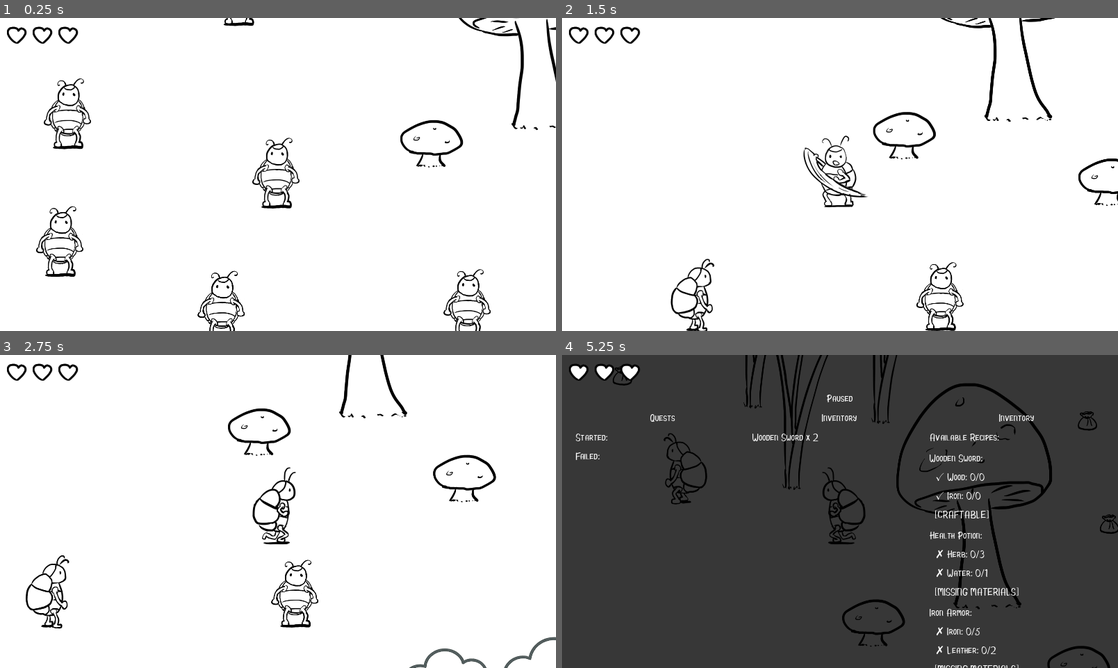
Above: before the commit, frames 1-4 (two rows, left to right).
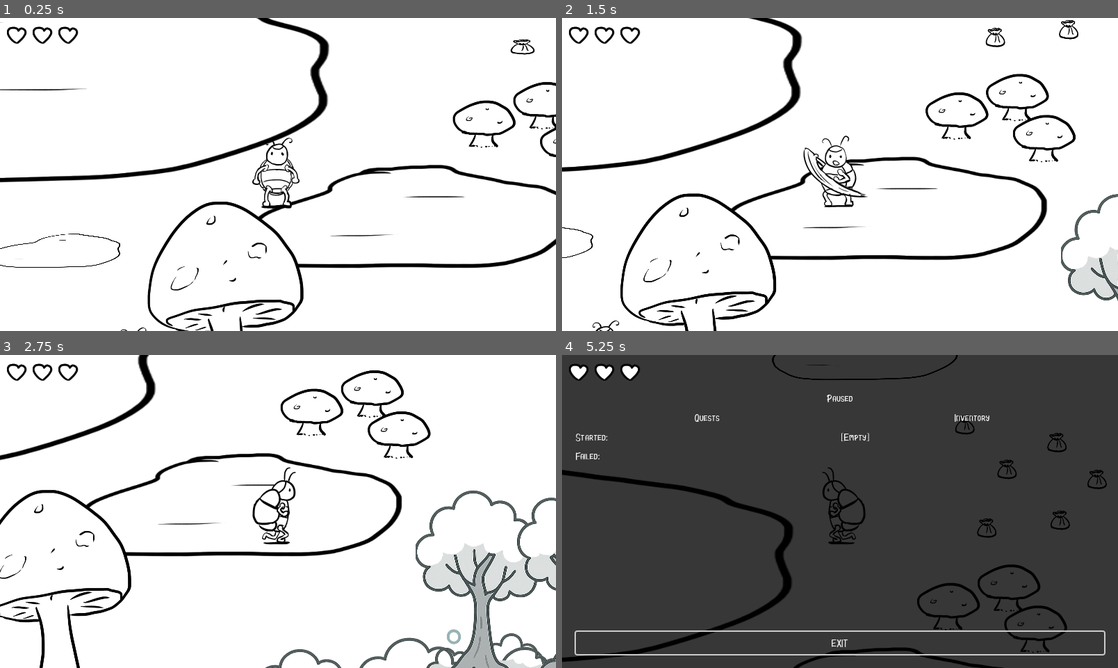
Above: after the commit, the same moments.

Repository: AlexandraMihalevschi/Game_TM_3
Game: Godot game, scene res://scenes/levels/outside2.tscn
Same seed, same stepped clock (60 frames per second), same inputs: the game is played once before the commit and once after it. This scene is started directly instead of the project's main scene.
Inputs:
- Up to frame 1 (0.25 s): no input
- Up to frame 2 (1.5 s): tap Enter at 0.5 s; hold Right (move_right) 0.53-1.28 s; tap C at 0.6 s; hold Down (move_down) from 1.28 s (still down); tap Ctrl (attack) at 1.35 s
- Up to frame 3 (2.75 s): tap C at 1.55, 2.3 s; release Down (move_down) at 2.03 s; hold Right (move_right) from 2.03 s (still down); hold E (interact) from 2.03 s (still down)
- Up to frame 4 (5.25 s): release Right (move_right) at 2.78 s; release E (interact) at 2.78 s; hold Up (move_up) 2.78-3.53 s; tap Space (roll) at 2.85, 5 s; tap C at 3.05, 3.6, 4.35 s; hold Left (move_left) 3.53-5.03 s; tap Escape (pause) at 4.15 s; hold Down (move_down) from 5.03 s (still down); tap Ctrl (attack) at 5.1 s

The runs differ from the first frame. In frame 1, 8.1% of the frame differs, in the area x 0-100%, y 0-100%; in frame 2, 8.7%; in frame 3, 12%; in frame 4, 9.3%.

Commit message:
Change outside 2

Diff:
--- a/scenes/characters/Enemy.gd
+++ b/scenes/characters/Enemy.gd
@@ -129,21 +129,7 @@
 	var despawn_particles = despawn_fx.instantiate()
 	get_parent().add_child(despawn_particles)
 	despawn_particles.global_position = global_position
-	var count = randi() % 5
-	if count == 0:
-		if has_node("item_spawner"):
-			get_node("item_spawner").spawn()
-	elif count == 1:
-		if has_node("item_spawner5"):
-			get_node("item_spawner5").spawn()
-	elif count == 2:
-		if has_node("item_spawner2"):
-			get_node("item_spawner2").spawn()
-	elif count == 3:
-		if has_node("item_spawner3"):
-			get_node("item_spawner3").spawn()
-	else:
-		if has_node("item_spawner4"):
-			get_node("item_spawner4").spawn()
+	if has_node("item_spawner"):
+		get_node("item_spawner").spawn()
 	queue_free()
 	pass
--- a/scenes/characters/Enemy.tscn
+++ b/scenes/characters/Enemy.tscn
@@ -1220,23 +1220,7 @@
 shape = SubResource("18")
 
 [node name="item_spawner" parent="." instance=ExtResource("3")]
-item_type = "Wood"
-amount = 3
-
-[node name="item_spawner2" parent="." instance=ExtResource("3")]
-item_type = "Iron"
-amount = 3
-
-[node name="item_spawner3" parent="." instance=ExtResource("3")]
-item_type = "Herb"
-
-[node name="item_spawner4" parent="." instance=ExtResource("3")]
-item_type = "Water"
-amount = 3
-
-[node name="item_spawner5" parent="." instance=ExtResource("3")]
-item_type = "Leather"
-amount = 3
+item_type = "Bandit Head"
 
 [connection signal="timeout" from="state_changer" to="." method="_on_state_changer_timeout"]
 [connection signal="area_entered" from="hurtbox" to="." method="_on_hurtbox_area_entered" flags=3]
--- a/scenes/levels/Outside.tscn
+++ b/scenes/levels/Outside.tscn
@@ -44,7 +44,7 @@
 script = ExtResource("4_2udu8")
 
 [node name="house_outside" type="Marker2D" parent="Portal" groups=["spawnpoints"]]
-position = Vector2(330, 351)
+position = Vector2(-2.12201, 173.199)
 
 [node name="level" type="Node2D" parent="."]
 y_sort_enabled = true
@@ -128,13 +128,13 @@
 position = Vector2(2546.13, 2601.62)
 
 [node name="grass14" parent="level" instance=ExtResource("3")]
-position = Vector2(-369.359, -286.035)
+position = Vector2(1320.98, 49.355)
 
 [node name="grass15" parent="level" instance=ExtResource("3")]
-position = Vector2(-921.388, -934.964)
+position = Vector2(3477.98, 1822.35)
 
 [node name="grass16" parent="level" instance=ExtResource("3")]
-position = Vector2(-1711.26, -1401.84)
+position = Vector2(-189.024, 2985.35)
 
 [node name="enemy" parent="level" instance=ExtResource("4")]
 position = Vector2(909.861, 2408.58)
--- a/scenes/levels/outside2.tscn
+++ b/scenes/levels/outside2.tscn
@@ -9,7 +9,6 @@
 [ext_resource type="PackedScene" uid="uid://ccandeiq2816e" path="res://scenes/characters/Npc.tscn" id="5_4a05x"]
 [ext_resource type="PackedScene" uid="uid://dwu2tlrkse1kh" path="res://scenes/misc/Quest.tscn" id="6_yfav0"]
 [ext_resource type="PackedScene" uid="uid://ctd3mgp0s172q" path="res://scenes/characters/Player.tscn" id="7_qanbl"]
-[ext_resource type="PackedScene" uid="uid://ciophcv17yxah" path="res://scenes/props/House.tscn" id="8_o4i2q"]
 [ext_resource type="PackedScene" path="res://scenes/props/Flower.tscn" id="9_3tit4"]
 [ext_resource type="PackedScene" uid="uid://0ufegcjd2xrq" path="res://scenes/props/Grass.tscn" id="10_jncih"]
 [ext_resource type="PackedScene" path="res://scenes/props/MushroomBig.tscn" id="11_s66tv"]
@@ -21,37 +20,61 @@
 [node name="Outside2" type="Node"]
 
 [node name="puddle_big" type="Sprite2D" parent="."]
-position = Vector2(661.445, 950.947)
+position = Vector2(806, 156.25)
+scale = Vector2(1, 0.524176)
 texture = ExtResource("1_kg1ln")
 
 [node name="puddle_small" type="Sprite2D" parent="."]
-position = Vector2(1329.08, 687.921)
-scale = Vector2(0.995735, 0.995735)
+position = Vector2(1200, 452)
+scale = Vector2(0.864656, 0.489121)
 texture = ExtResource("2_nup0s")
 
 [node name="puddle_small2" type="Sprite2D" parent="."]
-position = Vector2(441.76, 1575.24)
-scale = Vector2(0.995735, 0.995735)
+position = Vector2(2508, 2473)
+scale = Vector2(2.28801, 1.45122)
 texture = ExtResource("2_nup0s")
 
 [node name="puddle_big2" type="Sprite2D" parent="."]
-position = Vector2(1782.78, 1096.72)
-scale = Vector2(1.97507, 1.97507)
-texture = ExtResource("1_kg1ln")
-
-[node name="Portal" parent="." instance=ExtResource("3_3gqm7")]
-position = Vector2(3044, 1003)
-script = ExtResource("4_23nfp")
-
-[node name="house_outside" type="Marker2D" parent="Portal" groups=["spawnpoints"]]
-position = Vector2(330, 351)
+position = Vector2(320, 506)
+scale = Vector2(1.97507, 1.18314)
+texture = ExtResource("1_kg1ln")
+
+[node name="puddle_big2" type="Sprite2D" parent="puddle_big2"]
+position = Vector2(402.548, 1336.16)
+scale = Vector2(1.72215, 1.43728)
+texture = ExtResource("1_kg1ln")
+
+[node name="puddle_big2" type="Sprite2D" parent="puddle_big2/puddle_big2"]
+position = Vector2(224.946, -777.938)
+scale = Vector2(0.464595, 0.513766)
+texture = ExtResource("1_kg1ln")
+
+[node name="puddle_big3" type="Sprite2D" parent="puddle_big2"]
+position = Vector2(97.6194, 804.832)
+scale = Vector2(0.915701, 0.907362)
+texture = ExtResource("1_kg1ln")
+
+[node name="puddle_big2" type="Sprite2D" parent="puddle_big2/puddle_big3"]
+position = Vector2(546.395, 1044)
+scale = Vector2(0.29928, 0.265873)
+texture = ExtResource("1_kg1ln")
+
+[node name="puddle_big2" type="Sprite2D" parent="puddle_big2/puddle_big3/puddle_big2"]
+position = Vector2(1849.35, -3867.92)
+scale = Vector2(1.3959, 1.78859)
+texture = ExtResource("1_kg1ln")
+
+[node name="puddle_big2" type="Sprite2D" parent="puddle_big2/puddle_big3/puddle_big2/puddle_big2"]
+position = Vector2(-300.441, -366.302)
+scale = Vector2(0.672092, 0.377411)
+texture = ExtResource("1_kg1ln")
 
 [node name="level" type="Node2D" parent="."]
 y_sort_enabled = true
 position = Vector2(208.024, -128.355)
 
 [node name="Jorgito" parent="level" instance=ExtResource("5_4a05x")]
-position = Vector2(2062.51, 2957.82)
+position = Vector2(1508.98, 3123.35)
 character_name = "Jorgito"
 
 [node name="Quest" parent="level/Jorgito" instance=ExtResource("6_yfav0")]
@@ -61,17 +84,10 @@
 pending_text = "You forgot? I want 3 Generic Items"
 
 [node name="Character" parent="level" instance=ExtResource("7_qanbl")]
-position = Vector2(1509.86, 2579.34)
-
-[node name="house" parent="level" instance=ExtResource("8_o4i2q")]
-position = Vector2(908.151, 406.509)
-to_scene = "res://scenes/levels/HouseInside.tscn"
-
-[node name="house_outside" type="Marker2D" parent="level/house" groups=["spawnpoints"]]
-position = Vector2(-2.12201, 173.199)
+position = Vector2(1926.98, 2577.35)
 
 [node name="flower" parent="level" instance=ExtResource("9_3tit4")]
-position = Vector2(-495.829, 1186.5)
+position = Vector2(2501.98, 982.355)
 
 [node name="flower2" parent="level" instance=ExtResource("9_3tit4")]
 position = Vector2(2000.14, 283.939)
@@ -80,52 +96,55 @@
 position = Vector2(3047.55, 841.074)
 
 [node name="grass" parent="level" instance=ExtResource("10_jncih")]
-position = Vector2(1454.14, 1621.06)
+position = Vector2(826.976, 495.355)
 
 [node name="grass2" parent="level" instance=ExtResource("10_jncih")]
-position = Vector2(1610.14, 1777.06)
+position = Vector2(401.976, 145.355)
 
 [node name="grass3" parent="level" instance=ExtResource("10_jncih")]
-position = Vector2(1721.57, 2011.06)
+position = Vector2(3510.98, 1754.35)
 
 [node name="grass4" parent="level" instance=ExtResource("10_jncih")]
-position = Vector2(1844.14, 1598.78)
+position = Vector2(190.976, 248.355)
 
 [node name="grass5" parent="level" instance=ExtResource("10_jncih")]
-position = Vector2(1977.85, 1821.63)
+position = Vector2(3148.98, 1210.35)
 
 [node name="grass6" parent="level" instance=ExtResource("10_jncih")]
-position = Vector2(2278.7, 1520.78)
+position = Vector2(3180.98, 1394.35)
 
 [node name="grass7" parent="level" instance=ExtResource("10_jncih")]
-position = Vector2(807.868, 1777.06)
+position = Vector2(-260.024, 493.355)
 
 [node name="grass8" parent="level" instance=ExtResource("10_jncih")]
-position = Vector2(741.012, 2011.06)
+position = Vector2(2904.98, 1346.35)
 
 [node name="grass9" parent="level" instance=ExtResource("10_jncih")]
-position = Vector2(484.729, 1765.92)
+position = Vector2(-355.024, 514.355)
 
 [node name="grass10" parent="level" instance=ExtResource("10_jncih")]
-position = Vector2(295.304, 2022.2)
+position = Vector2(3020.98, 1528.35)
 
 [node name="grass11" parent="level" instance=ExtResource("10_jncih")]
-position = Vector2(540.443, 2111.34)
+position = Vector2(3283.98, 1438.35)
 
 [node name="grass12" parent="level" instance=ExtResource("10_jncih")]
-position = Vector2(61.3066, 1788.2)
+position = Vector2(-510.024, 587.355)
 
 [node name="grass13" parent="level" instance=ExtResource("10_jncih")]
-position = Vector2(-217.261, 2122.48)
+position = Vector2(3400.98, 1561.35)
 
 [node name="mushroom_big" parent="level" instance=ExtResource("11_s66tv")]
-position = Vector2(2278.7, 2345.34)
+position = Vector2(1812.98, 3199.35)
 
 [node name="mushroom_small" parent="level" instance=ExtResource("12_hpi2c")]
-position = Vector2(1955.56, 2467.91)
+position = Vector2(2697.98, 2356.35)
+
+[node name="mushroom_small3" parent="level" instance=ExtResource("12_hpi2c")]
+position = Vector2(2774.98, 2474.35)
 
 [node name="mushroom_small2" parent="level" instance=ExtResource("12_hpi2c")]
-position = Vector2(2546.13, 2601.62)
+position = Vector2(2523.98, 2409.35)
 
 [node name="grass14" parent="level" instance=ExtResource("10_jncih")]
 position = Vector2(-369.359, -286.035)
@@ -137,22 +156,22 @@
 position = Vector2(-1711.26, -1401.84)
 
 [node name="enemy" parent="level" instance=ExtResource("13_qiguf")]
-position = Vector2(909.861, 2408.58)
+position = Vector2(2791.98, 1186.35)
 
 [node name="enemy2" parent="level" instance=ExtResource("13_qiguf")]
-position = Vector2(1401.15, 2054.49)
+position = Vector2(-270.024, 1421.35)
 
 [node name="enemy3" parent="level" instance=ExtResource("13_qiguf")]
-position = Vector2(170.712, 2514.8)
+position = Vector2(476.976, 1973.35)
 
 [node name="enemy4" parent="level" instance=ExtResource("13_qiguf")]
-position = Vector2(887.73, 2775.94)
+position = Vector2(675.976, 2924.35)
 
 [node name="enemy5" parent="level" instance=ExtResource("13_qiguf")]
-position = Vector2(1352.46, 2961.83)
+position = Vector2(1435.98, 1509.35)
 
 [node name="enemy6" parent="level" instance=ExtResource("13_qiguf")]
-position = Vector2(144.914, 746.878)
+position = Vector2(348.976, 943.355)
 
 [node name="enemy7" parent="level" instance=ExtResource("13_qiguf")]
 position = Vector2(1766.1, 666.819)
@@ -161,14 +180,14 @@
 position = Vector2(2446.6, 633.461)
 
 [node name="Item" parent="level" instance=ExtResource("14_qv2ha")]
-position = Vector2(1032.97, 1956.3)
+position = Vector2(796.976, 1888.35)
 
 [node name="Item2" parent="level" instance=ExtResource("14_qv2ha")]
-position = Vector2(1234.96, 1710.6)
+position = Vector2(653.976, 1335.35)
 item_type = "Magic Sword"
 
 [node name="Item3" parent="level" instance=ExtResource("14_qv2ha")]
-position = Vector2(969.666, 1659.36)
+position = Vector2(1604.98, 1163.35)
 item_type = "Coso"
 amount = 3
 
@@ -185,10 +204,10 @@
 amount = 3
 
 [node name="Item9" parent="level" instance=ExtResource("14_qv2ha")]
-position = Vector2(2911.12, 2411.52)
+position = Vector2(2953.98, 1997.35)
 
 [node name="Item8" parent="level" instance=ExtResource("14_qv2ha")]
-position = Vector2(3113.1, 2165.82)
+position = Vector2(2694.98, 1968.35)
 item_type = "Magic Sword"
 
 [node name="Item7" parent="level" instance=ExtResource("14_qv2ha")]
@@ -207,6 +226,13 @@
 
 [node name="UI" parent="." instance=ExtResource("2_ybluk")]
 
+[node name="Portal" parent="." instance=ExtResource("3_3gqm7")]
+position = Vector2(4635, 187)
+script = ExtResource("4_23nfp")
+
+[node name="house_outside" type="Marker2D" parent="Portal" groups=["spawnpoints"]]
+position = Vector2(330, 351)
+
 [node name="TreeLimiter" parent="." instance=ExtResource("15_2dvme")]
 position = Vector2(-930.206, 874.671)
 
--- a/scenes/misc/Stats.gd
+++ b/scenes/misc/Stats.gd
@@ -1,19 +1,11 @@
 extends PanelContainer
 
 var enabled = false
-
-# Crafting recipes
-var crafting_recipes = {
-	"Wooden Sword": {"Wood": 0, "Iron": 0},
-	"Health Potion": {"Herb": 3, "Water": 1},
-	"Iron Armor": {"Iron": 5, "Leather": 2},
-}
 
 func _ready():
 	Globals.save_game()
 	get_tree().set_auto_accept_quit(false)
 	hide()
-	print("Crafting system initialized")  # Debug
 
 func _input(event):
 	if event.is_action_pressed("pause"):
@@ -22,134 +14,36 @@
 		get_tree().paused = enabled
 		if enabled:
 			grab_focus()
-			update_all_displays()
-			print("Menu opened")  # Debug
+			_update_quest_listing()
+			_update_item_listing()
 
-	# Explicit check for C key (not just "craft" action)
-	if enabled and (event.is_action_pressed("craft") or (event is InputEventKey and event.keycode == KEY_C)):
-		print("C key pressed")  # Debug
-		attempt_crafting()
-
-func update_all_displays():
-	update_quest_listing()
-	update_item_listing()
-	update_crafting_listing()
-
-func attempt_crafting():
-	print("Attempting to craft...")  # Debug
-	var craftable_item = get_first_craftable_item()
-
-	if craftable_item:
-		print("Found craftable item: ", craftable_item)  # Debug
-		craft_item(craftable_item)
-	else:
-		print("No craftable items found")  # Debug
-		# Print inventory for debugging
-		print("Current inventory: ", Inventory.list())
-		# Print required materials for debugging
-		for recipe in crafting_recipes:
-			print("Recipe ", recipe, " requires: ", crafting_recipes[recipe])
-
-
-func update_quest_listing():
-	var text = "Started:\n"
+func _update_quest_listing():
+	var text = ""
+	text += "Started:\n"
 	for quest in Quest.list(Quest.STATUS.STARTED):
 		text += "  %s\n" % quest
 	text += "Failed:\n"
 	for quest in Quest.list(Quest.STATUS.FAILED):
 		text += "  %s\n" % quest
+
 	$VBoxContainer/HBoxContainer/Quests/Details.text = text
+	pass
 
-func update_item_listing():
+func _update_item_listing():
 	var text = ""
 	var inventory = Inventory.list()
-
 	if inventory.is_empty():
-		text = "[Empty]"
-	else:
-		for item in inventory:
-			text += "%s x %s\n" % [item, inventory[item]]
-
+		text += "[Empty]"
+	for item in inventory:
+		text += "%s x %s\n" % [item, inventory[item]]
 	$VBoxContainer/HBoxContainer/Inventory/Details.text = text
-
-func update_crafting_listing():
-	var text = "Available Recipes:\n\n"
-	var inventory = Inventory.list()
-
-	for recipe_name in crafting_recipes:
-		var recipe = crafting_recipes[recipe_name]
-		var can_craft = true
-		var recipe_text = recipe_name + ":\n"
-
-		# Check materials
-		for material in recipe:
-			var required = recipe[material]
-			var available = inventory.get(material, 0)
-
-			if available >= required:
-				recipe_text += "  ✓ %s: %d/%d\n" % [material, available, required]
-			else:
-				recipe_text += "  ✗ %s: %d/%d\n" % [material, available, required]
-				can_craft = false
-
-		recipe_text += "  [CRAFTABLE]\n" if can_craft else "  [MISSING MATERIALS]\n"
-		text += recipe_text + "\n"
-
-	$VBoxContainer/HBoxContainer/Crafting/Details.text = text
+	pass
 
 
-func craft_item(item_name: String):
-	print("Trying to craft: ", item_name)  # Debug
-	if not crafting_recipes.has(item_name):
-		print("Error: Recipe not found")
-		return false
 
-	var recipe = crafting_recipes[item_name]
-	print("Recipe requirements: ", recipe)  # Debug
-
-	# Verify materials
-	for material in recipe:
-		var available = Inventory.list().get(material, 0)
-		print("Checking ", material, ": have ", available, " need ", recipe[material])  # Debug
-		if available < recipe[material]:
-			print("Craft failed: Not enough ", material)
-			return false
-
-	# Remove materials
-	for material in recipe:
-		Inventory.remove_item(material, recipe[material])
-		print("Removed ", recipe[material], " ", material)  # Debug
-
-	# Add crafted item
-	Inventory.add_item(item_name, 1)
-	print("Added 1 ", item_name)  # Debug
-
-	# Update UI
-	update_all_displays()
-	return true
-
-func get_first_craftable_item():
-	print("Checking for craftable items...")  # Debug
-	var inventory = Inventory.list()
-
-	for recipe_name in crafting_recipes:
-		var can_craft = true
-		var recipe = crafting_recipes[recipe_name]
-
-		for material in recipe:
-			if inventory.get(material, 0) < recipe[material]:
-				can_craft = false
-				break
-
-		if can_craft:
-			print("Can craft: ", recipe_name)  # Debug
-			return recipe_name
-
-	print("No craftable items found")  # Debug
-	return null
-
-func on_Exit_pressed():
+func _on_Exit_pressed():
 	quit_game()
+	pass # Replace with function body.
 
 func _notification(what):
 	if what == NOTIFICATION_WM_CLOSE_REQUEST:
--- a/scenes/misc/Stats.tscn
+++ b/scenes/misc/Stats.tscn
@@ -74,24 +74,6 @@
 text = "Item 1
 "
 
-[node name="Crafting" type="VBoxContainer" parent="VBoxContainer/HBoxContainer"]
-layout_mode = 2
-size_flags_horizontal = 3
-
-[node name="Title" type="Label" parent="VBoxContainer/HBoxContainer/Crafting"]
-layout_mode = 2
-theme_override_fonts/font = ExtResource("2")
-text = "Inventory"
-horizontal_alignment = 1
-
-[node name="Details" type="Label" parent="VBoxContainer/HBoxContainer/Crafting"]
-layout_mode = 2
-size_flags_horizontal = 3
-size_flags_vertical = 3
-theme_override_fonts/font = ExtResource("3")
-text = "Item 1
-"
-
 [node name="Exit" type="Button" parent="VBoxContainer"]
 layout_mode = 2
 theme_override_fonts/font = ExtResource("2")
Not shown: 1 places in scenes/levels/outside2.tscn that only renumber resources
